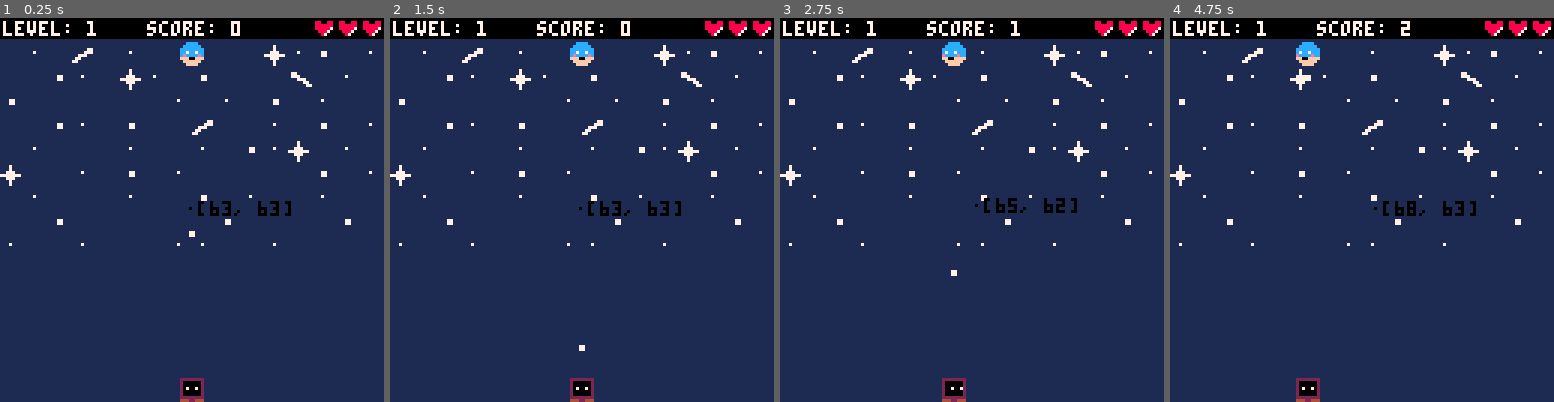
Above: before the commit, frames 1-4 (left to right).
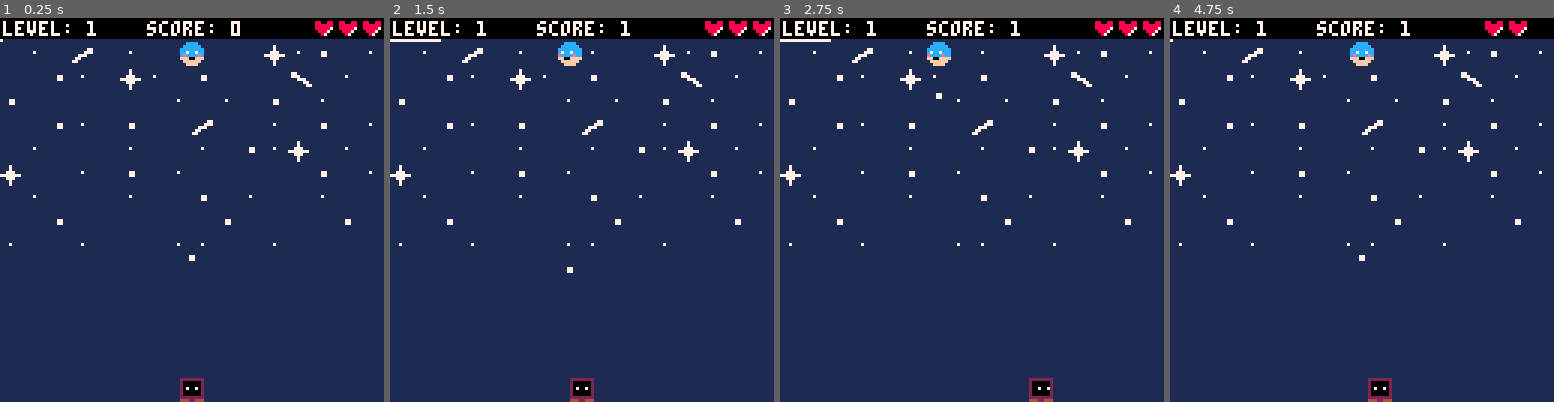
Above: after the commit, the same moments.

Repository: diodemusic/infinipong
Game: PICO-8 cartridge src/infinipong.p8
Same seed, same stepped clock (60 frames per second), same inputs: the game is played once before the commit and once after it.
Inputs:
- Up to frame 1 (0.25 s): no input
- Up to frame 2 (1.5 s): tap X (X key) at 0.33, 1.07 s
- Up to frame 3 (2.75 s): hold Right 1.6-2.1 s; tap X (X key) at 1.85 s; hold Up 2.15-2.42 s; hold Right from 2.47 s (still down)
- Up to frame 4 (4.75 s): tap X (X key) at 2.97, 4.08 s; release Right at 3.03 s; hold Left 3.08-3.58 s; hold Down 3.63-3.97 s; hold Right 4.02-4.68 s; hold Up from 4.73 s (still down)

The runs differ from the first frame. In frame 1, 0.4% of the frame differs, in the area x 0-76%, y 5-64%; in frame 2, 1.0%; in frame 3, 1.8%; in frame 4, 2.0%, in the area x 0-100%, y 0-100%.

Commit message:
Rework level system and ball speed

Diff:
--- a/src/main.lua
+++ b/src/main.lua
@@ -62,7 +62,7 @@
         ball.x = 63
         ball.y = 63
         ball.x_speed = 0
-        ball.y_speed /= 2
+        level_progress = 0
     else
         player.lives -= 1
         set_game_over()
@@ -132,16 +132,14 @@
     ) and (
         ball.x >= player.x - 3 and ball.x <= player.x + 9
     ) then
-        ball.y_speed += 0.2
         ball.y_speed = -ball.y_speed
         calcuate_ball_x_angle()
-        ball.bounces += 1
+        level_progress += 16
         score += 1 * score_multiplier
         sfx(2)
     end
     if ball.y <= 17 then
         ball.y_speed = -ball.y_speed
-        score += 1 * score_multiplier
         sfx(2)
     end
     if ball.y >= 128 then
@@ -156,17 +154,12 @@
 ------------------- level
 
 function update_level()
-    if (
-        (
-            ball.bounces % 5 == 0
-        ) and (
-            ball.bounces ~= last_color_change_bounce
-        )
-    ) then
+    if (level_progress == 128) then
         level += 1
-        last_color_change_bounce = ball.bounces
         score_multiplier += 1
+        level_progress = 0
         sfx(0)
+        ball.y_speed *= 1.2
     end
 
     player.color = level % #player.colors + 1
@@ -184,6 +177,7 @@
     print("level: " .. level, 1, 1, 7)
     print("score: " .. score, 49, 1, 7)
     draw_lives()
+    draw_level_progress()
 end
 
 function draw_lives()
@@ -192,6 +186,26 @@
     end
 end
 
+function draw_level_progress()
+    line(0, 7, level_progress, 7, 7)
+    -- print("ball speed: " .. ball.y_speed, 0, 7, 7)
+end
+
+function update_game_over()
+    if game_over then
+        if btnp(5) then
+            _init()
+        end
+    end
+end
+
+function draw_game_over()
+    if game_over then
+        rectfill(20, 50, 108, 78, 0)
+        print("game over!", 44, 58, 7)
+        print("press x", 49, 68, 7)
+    end
+end
 ------------------------------- debug
 
 function draw_pixel_inspector()
@@ -250,18 +264,19 @@
         x=63,
         y=63,
         x_speed=0,
-        y_speed=1,
-        bounces=0
+        y_speed=2,
     }
+
     level = 1
+    level_progress = 0
     score = 0
     score_multiplier = 1
     game_over = false
     last_color_change_bounce = 0
 
     debug_options = {
-        pixel_inspect = true,
-        aim_bot = true,
+        pixel_inspect = false,
+        aim_bot = false,
         infinite_lives = false,
         lock_controls = false,
         pixel_inspector = {
@@ -272,18 +287,14 @@
 end
 
 function _update()
+    update_game_over()
     if game_over then
-        if btnp(5) then
-            _init()
-        end
         return
     end
-
     update_player()
     update_enemy()
     update_ball()
     update_level()
-
     update_pixel_inspector()
 end
 
@@ -294,12 +305,6 @@
     draw_ball()
     draw_player()
     draw_enemy()
-
-    if game_over then
-        rectfill(20, 50, 108, 78, 0)
-        print("game over!", 44, 58, 7)
-        print("press x", 49, 68, 7)
-    end
-
+    draw_game_over()
     draw_pixel_inspector()
 end
